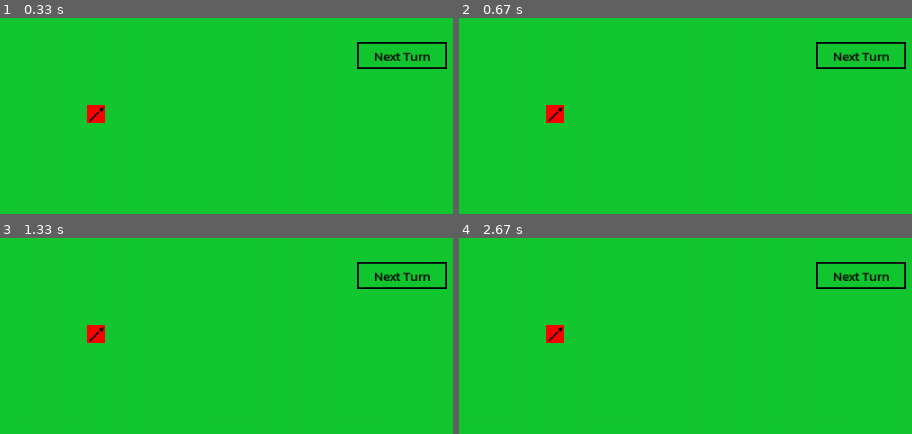
Above: before the commit, frames 1-4 (two rows, left to right).
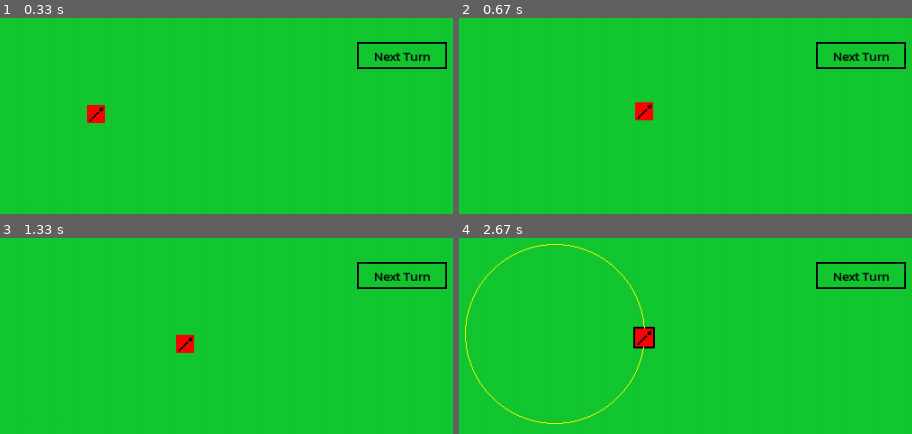
Above: after the commit, the same moments.

Repository: Nockiest/pygame-battleforge.
Game: pygame game, started from app.py
Two runs of this game, one before a commit and one after it. Both use one fixed random seed, a clock stepped at 60 frames per second and the inputs below.
Inputs (mouse positions are in pixels of both pictures, inside the frame that each line leads up to):
- Up to frame 1 (0.33 s): no input
- Up to frame 2 (0.67 s): press the mouse at (554, 114) at 0.37 s; move the mouse to (712, 114) at 0.47 s; release the mouse at (871, 116) at 0.6 s
- Up to frame 3 (1.33 s): press the mouse at (185, 330) at 0.7 s; move the mouse to (412, 365) at 0.8 s; release the mouse at (outside the picture) at 0.93 s; press the mouse at (185, 343) at 1.03 s; move the mouse to (253, 353) at 1.13 s; release the mouse at (321, 367) at 1.27 s
- Up to frame 4 (2.67 s): press the mouse at (644, 343) at 1.37 s; move the mouse to (603, 351) at 1.47 s; release the mouse at (563, 359) at 1.6 s; press the mouse at (563, 359) at 1.7 s; move the mouse to (717, 355) at 1.8 s; release the mouse at (871, 353) at 1.93 s; press the mouse at (644, 336) at 2.53 s; move the mouse to (803, 353) at 2.63 s

Frame 1 is identical in both runs. In frame 2, 0.8% of the frame differs, in the area x 19-44%, y 42-54%; in frame 3, 0.7%; in frame 4, 1.9%, in the area x 1-44%, y 3-95%.

Commit message:
less jittery unit movement

Diff:
--- a/app.py
+++ b/app.py
@@ -94,10 +94,8 @@
 
         if event.type == pygame.MOUSEMOTION and event.buttons[0] == 1:
             if selected_unit:
-                movement_result = unit1.move_in_game_field(event.pos)
-                if (movement_result == "Unit can't move that far"):
-                    print("Unit can't move that far")
-                    selected_unit = None
+                unit1.move_in_game_field(event.pos)
+
 
     pygame.display.update()
 
--- a/unit.py
+++ b/unit.py
@@ -32,32 +32,34 @@
         self.selected = selected
 
     def move_in_game_field(self, click_pos):
-        top_left_x = click_pos[0] - self.size // 2
-        top_left_y = click_pos[1] - self.size // 2
-        new_top_left_x_in_window = max(0, min(top_left_x, WIDTH - self.size))
-        new_top_left_y_in_window = max(0, min(top_left_y, HEIGHT - self.size))
-
         # Calculate the distance between the new position and the starting position in both x and y directions
-        centered_new_top_left_x_in_window = new_top_left_x_in_window + self.size // 2
-        centered_new_top_left_y_in_window = new_top_left_y_in_window + self.size // 2
-        delta_x = centered_new_top_left_x_in_window - \
-            self.start_turn_position[0]
-        delta_y = centered_new_top_left_y_in_window - \
-            self.start_turn_position[1]
+        centered_click_pos = (click_pos[0] - self.size // 2, click_pos[1] - self.size // 2)
+        delta_x = centered_click_pos[0] - self.start_turn_position[0]
+        delta_y = centered_click_pos[1] - self.start_turn_position[1]
 
         # Calculate the distance from the starting position to the new position
         distance = math.sqrt(delta_x ** 2 + delta_y ** 2)
 
         # Check if the distance exceeds the limit of base_movement
         if distance > self.base_movement:
-            # The move is not allowed, so return without changing the position
-            return "Unit can't move that far"
+            # Calculate the new position based on the line connecting the two points
+            scale_factor = self.base_movement / distance
+            new_x = int(self.start_turn_position[0] + delta_x * scale_factor)
+            new_y = int(self.start_turn_position[1] + delta_y * scale_factor)
 
-        self.x = new_top_left_x_in_window
-        self.y = new_top_left_y_in_window
+            # Update the position and the rectangle
+            self.x = new_x - self.size // 2
+            self.y = new_y - self.size // 2
+        else:
+            # The movement is within the allowed range, so set the position directly
+            self.x = centered_click_pos[0]
+            self.y = centered_click_pos[1]
+
+        # Ensure that the unit stays within the game window boundaries
+        self.x = max(0, min(self.x, WIDTH - self.size))
+        self.y = max(0, min(self.y, HEIGHT - self.size))
 
         self.rect = pygame.Rect(self.x, self.y, self.size, self.size)
-
     def draw_as_active(self, screen):
         # print(self.x, self.y, self.start_turn_position)
         outline_rect = pygame.Rect(
